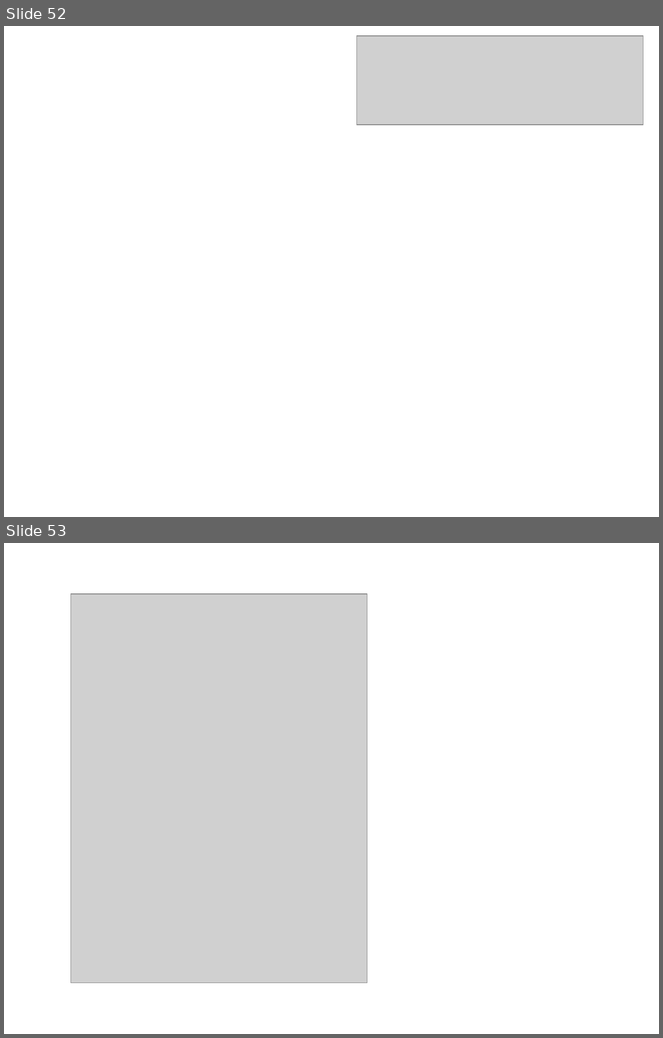
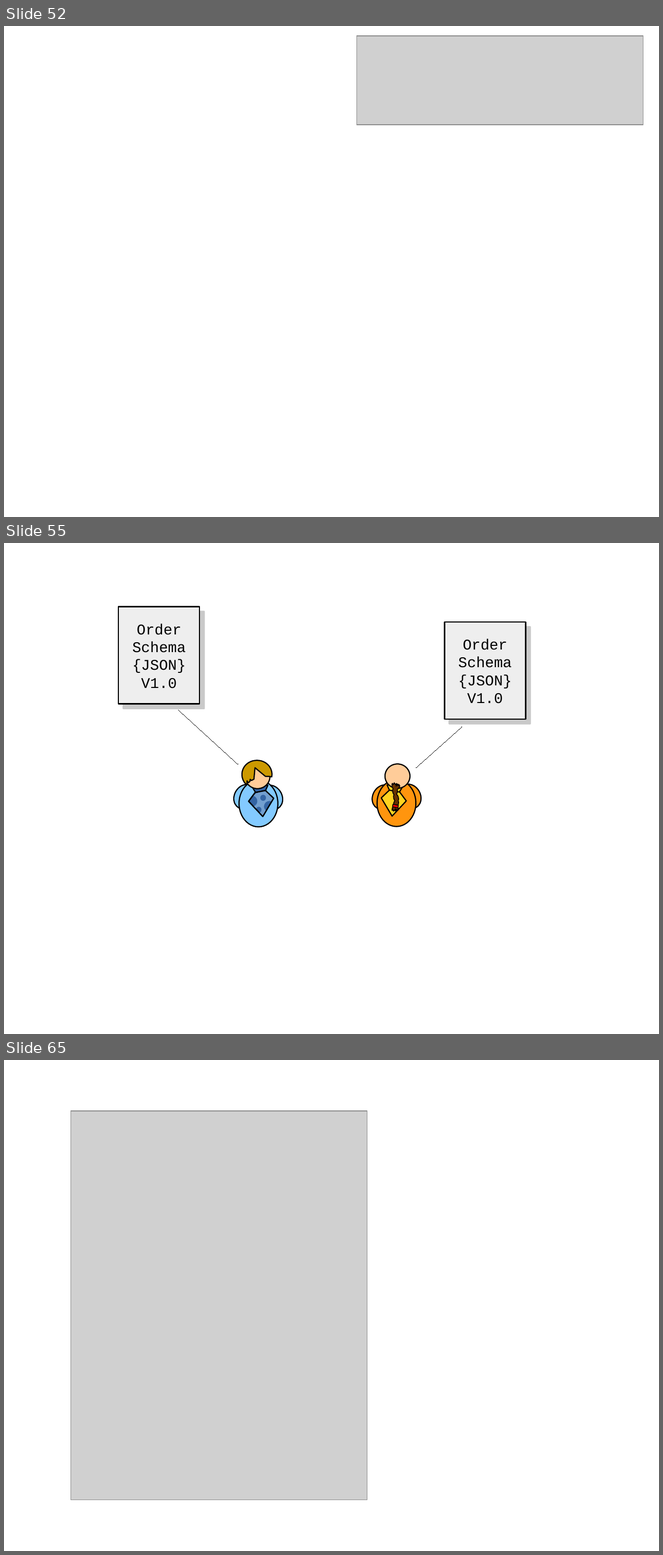
Before and after one commit to xdoo/schema_evolution_demo, a slide deck: Folien.odp. Shown one above the other, each under a label of ours: slides 52 and 53 before the commit, slides 52, 55 and 65 after it; the slides between them are not shown. The pictures are 663x1038 and 663x1555 pixels, drawn with LibreOffice and Linux fonts; fonts in the diff are those of the drawing; grey boxes stand for pictures; background and template pictures are left out. Boxes give left, top, right and bottom in pixels: in the first picture for what was removed or moved away, otherwise in the second. Text is boxed around its words. In the diff, an @@ line names an element or a change of style, - is before the commit and + after.

Commit message:
avro schema evolution

```diff
--- a/Folien.odp
+++ b/Folien.odp
@@ slide 55 added at [4, 543, 659, 1034], background #FFFFFF @@
@@ rectangle added at [119, 606, 200, 704], fill #EEEEEE, outline #000000 1.5 pt, 18 pt, text #000000 @@
+Order
+Schema
+{JSON}
+V1.0
@@ rectangle added at [444, 622, 526, 720], fill #EEEEEE, outline #000000 1.5 pt, 18 pt, text #000000 @@
+Order
+Schema
+{JSON}
+V1.0
@@ line added from (179, 710) to (238, 765), #000000 0 pt @@
@@ line added from (417, 768) to (463, 727), #000000 0 pt @@
@@ group added at [230, 760, 288, 827]: 6 freeform shapes, 4 ellipses @@
@@ group added at [369, 764, 426, 827]: 4 freeform shapes, 4 ellipses, 1 rectangle @@
@@ what was slide 53 is now slide 65 @@
```
Also in this commit, not shown: 1 slide changed, 11 other slides added, 1 other file.
